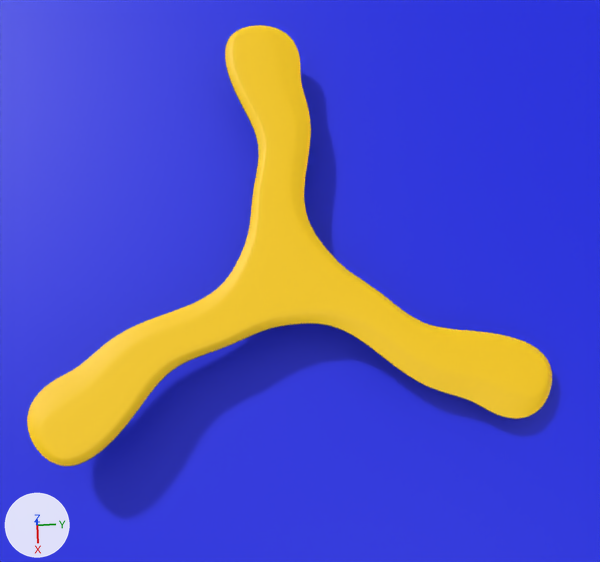
The Blender file blender/another-running-man-comic.blend as it was, and as the next commit left it.
Before and after are seen from a 50 mm lens placed at (0.122, 0.003, 0.405), pointed at (0.002, 0.007, -0.003). Every picture has the same lights, and +X, +Y and +Z are marked at lower left.
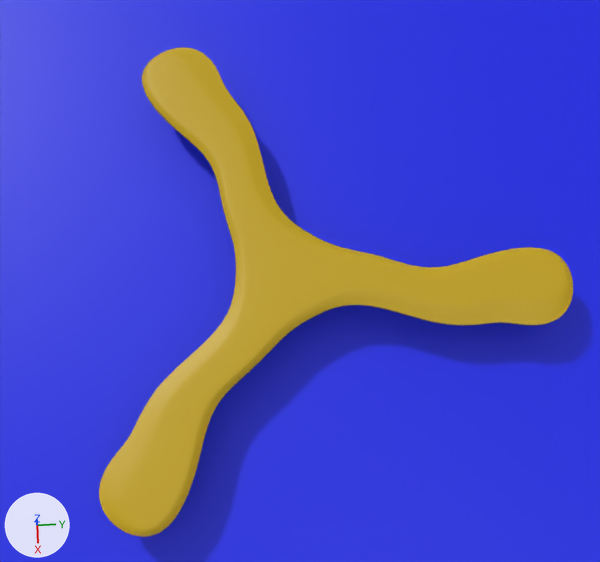
What differs and where, as boxes (x1, y1, x2, y2) in the pictures (600 x 562 px):
'Plane.001', recoloured, turned: before (27, 25, 552, 466); after (99, 47, 573, 537)

Edits to the bpy script that builds the scene:
```text
Change mat_material:
    mat_material.base_color: (1.0, 0.629, 0.0) -> (0.539, 0.36, 0.0)  # yellow #ffd000 -> yellow #c2a200
Change ob_plane_001:
    ob_plane_001.rotation_euler: (-0.0964, -0.0362, -0.37) -> (0.0, 0.0, 0.0)  # degrees (-5.5, -2.1, -21) -> degrees (0, 0, 0)
```
